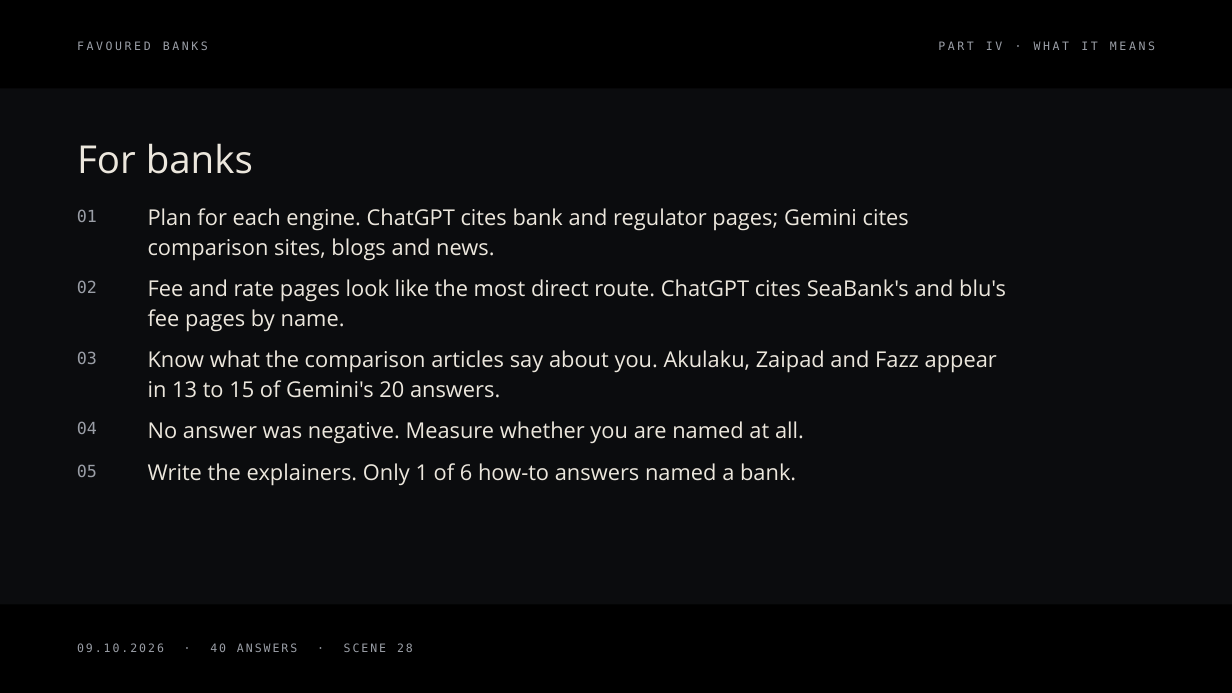
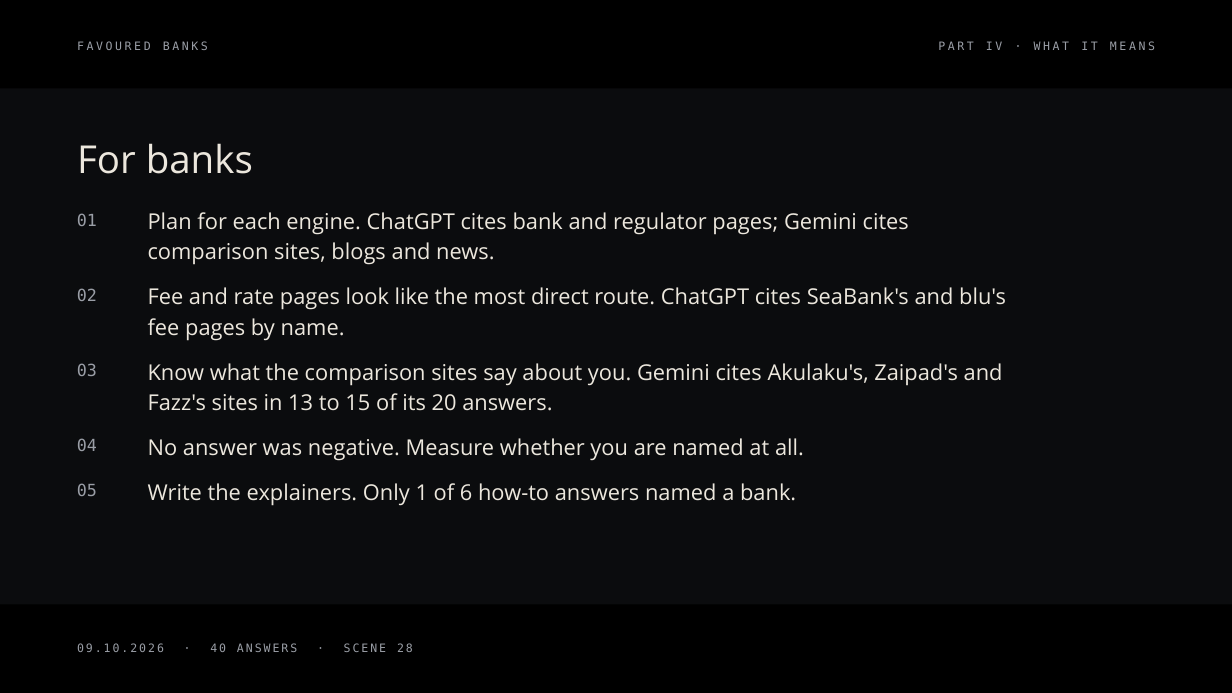
Before and after one commit to rgmwnn/geo-bank-visibility, a slide deck: slide 28 of deck/out/favoured-banks.pptx. Drawn at 1232x693 pixels with LibreOffice and Linux fonts; fonts in the diff are those of the drawing. Boxes give left, top, right and bottom in pixels: in the first picture for what was removed or moved away, otherwise in the second. Text is boxed around its words. In the diff, an @@ line names an element or a change of style, - is before the commit and + after.

```diff
--- a/deck/out/favoured-banks.pptx
+++ b/deck/out/favoured-banks.pptx
@@ text "01": place and size @@
-text "01" at (77, 209, 97, 222)
+text "01" at (77, 213, 97, 226)
@@ text "Plan for each engine. ChatGPT ...": place and size @@
-text "Plan for each engine. ChatGPT ..." at (148, 208, 909, 261)
+text "Plan for each engine. ChatGPT ..." at (148, 212, 909, 265)
@@ text "02": place and size @@
-text "02" at (77, 280, 97, 293)
+text "02" at (77, 288, 97, 301)
@@ text "Fee and rate pages look ...": place and size @@
-text "Fee and rate pages look ..." at (148, 279, 1006, 332)
+text "Fee and rate pages look ..." at (148, 287, 1006, 341)
@@ text "03": place and size @@
-text "03" at (77, 351, 97, 364)
+text "03" at (77, 363, 97, 376)
@@ text at (148, 363, 1003, 411): text changed @@
-Know what the comparison articles say about you. Akulaku, Zaipad and Fazz appear in 13 to 15 of Gemini's 20 answers.
+Know what the comparison sites say about you. Gemini cites Akulaku's, Zaipad's and Fazz's sites in 13 to 15 of its 20 answers.
@@ text "No answer was negative. Measure ...": place and size @@
-text "No answer was negative. Measure ..." at (148, 421, 804, 444)
+text "No answer was negative. Measure ..." at (148, 438, 804, 461)
@@ 3 texts: place and size @@
-3 texts at (77, 421, 796, 486)
+3 texts at (77, 438, 796, 506)
```
Also in this commit, not shown: 31 other slides changed, 9 other files.
